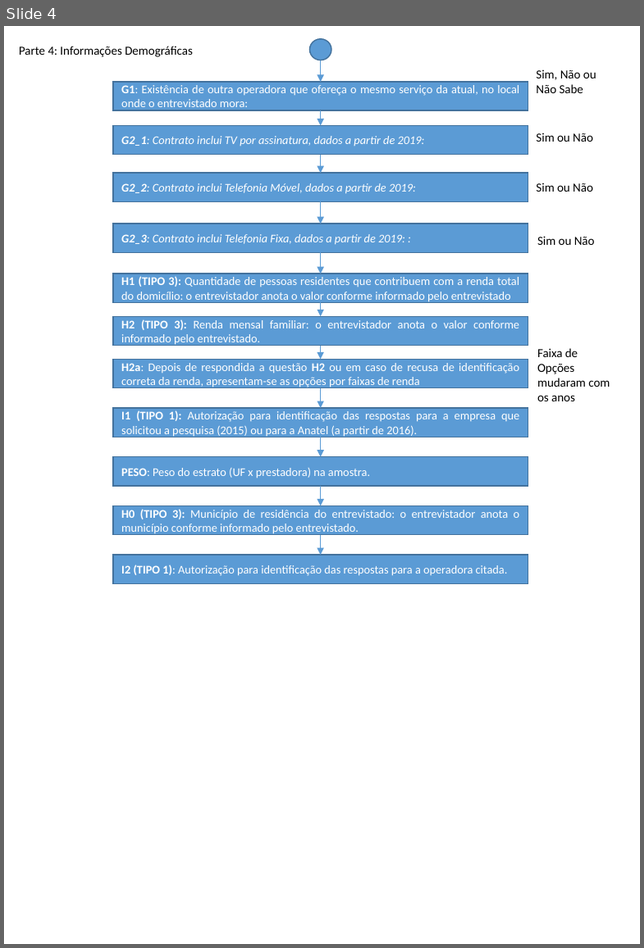
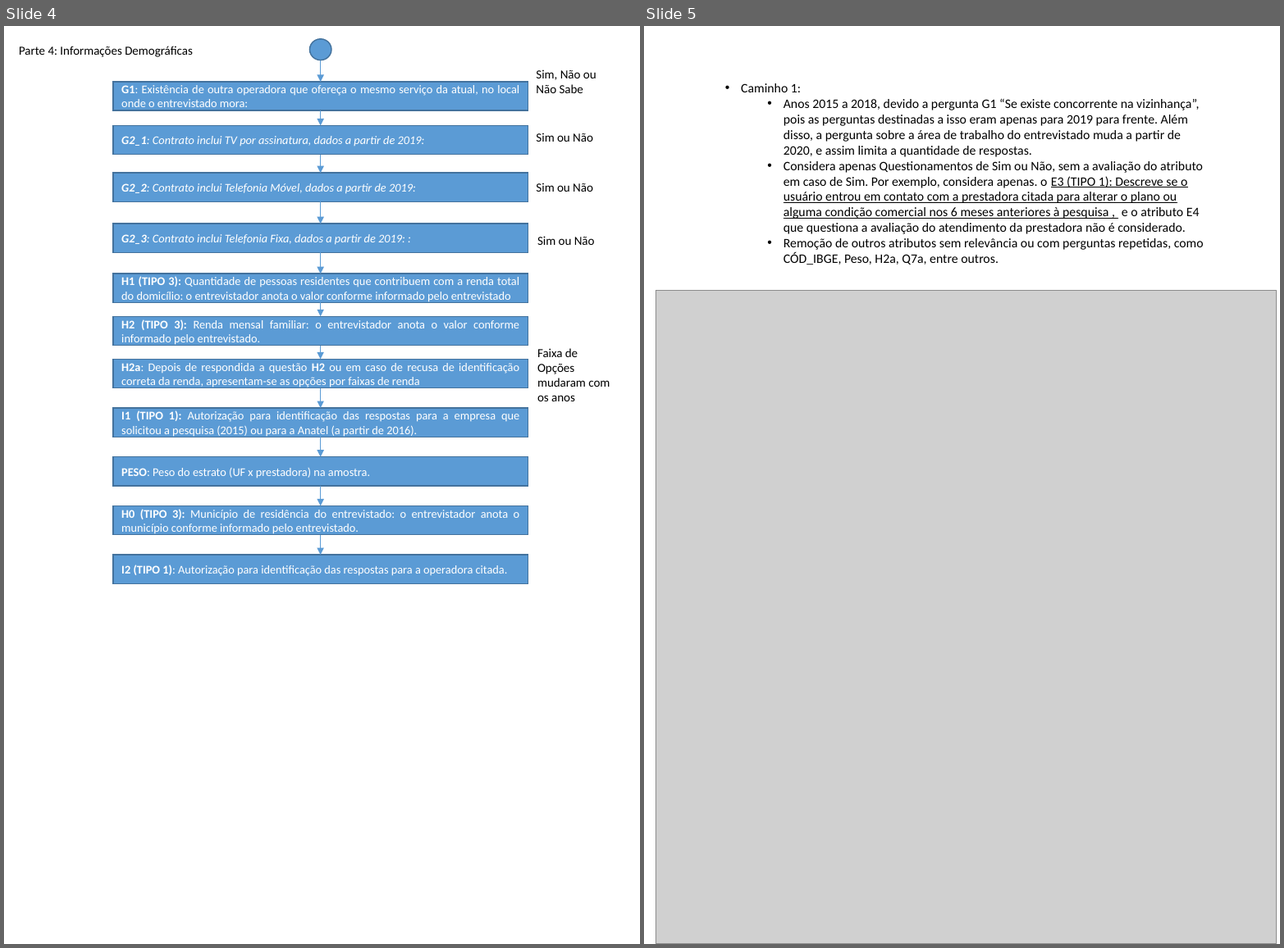
Before and after one commit to mrelero/machine-learning-anatel-database, a slide deck: Fluxo_Pesquisa.pptx. Shown side by side, each under a label of ours: slide 4 before the commit, slides 4 and 5 after it. The pictures are 644x948 and 1284x948 pixels, drawn with LibreOffice and Linux fonts; fonts in the diff are those of the drawing; grey boxes stand for pictures. Boxes give left, top, right and bottom in pixels: in the first picture for what was removed or moved away, otherwise in the second. Text is boxed around its words. In the diff, an @@ line names an element or a change of style, - is before the commit and + after.

Commit message:
Caminhos 1, 2, 3, 4

```diff
--- a/Fluxo_Pesquisa.pptx
+++ b/Fluxo_Pesquisa.pptx
@@ slide 5 added at bbox=[644, 26, 1280, 944], background #FFFFFF @@
@@ text added at bbox=[741, 83, 1203, 265], 11 pt, text #000000 @@
+• Caminho 1:
+  • Anos 2015 a 2018, devido a pergunta G1 “Se existe concorrente na vizinhança”, pois as perguntas destinadas a isso eram apenas para 2019 para frente. Além disso, a pergunta sobre a área de trabalho do entrevistado muda a partir de 2020, e assim limita a quantidade de respostas.
+  • Considera apenas Questionamentos de Sim ou Não, sem a avaliação do atributo em caso de Sim. Por exemplo, considera apenas. o E3 (TIPO 1): Descreve se o usuário entrou em contato com a prestadora citada para alterar o plano ou alguma condição comercial nos 6 meses anteriores à pesquisa , e o atributo E4 que questiona a avaliação do atendimento da prestadora não é considerado.
+  • Remoção de outros atributos sem relevância ou com perguntas repetidas, como CÓD_IBGE, Peso, H2a, Q7a, entre outros.
@@ picture added at bbox=[655, 290, 1276, 944] @@
```
Also in this commit, not shown: 1 slide changed, 4 other slides added, 1 slide removed, 1 other file.
